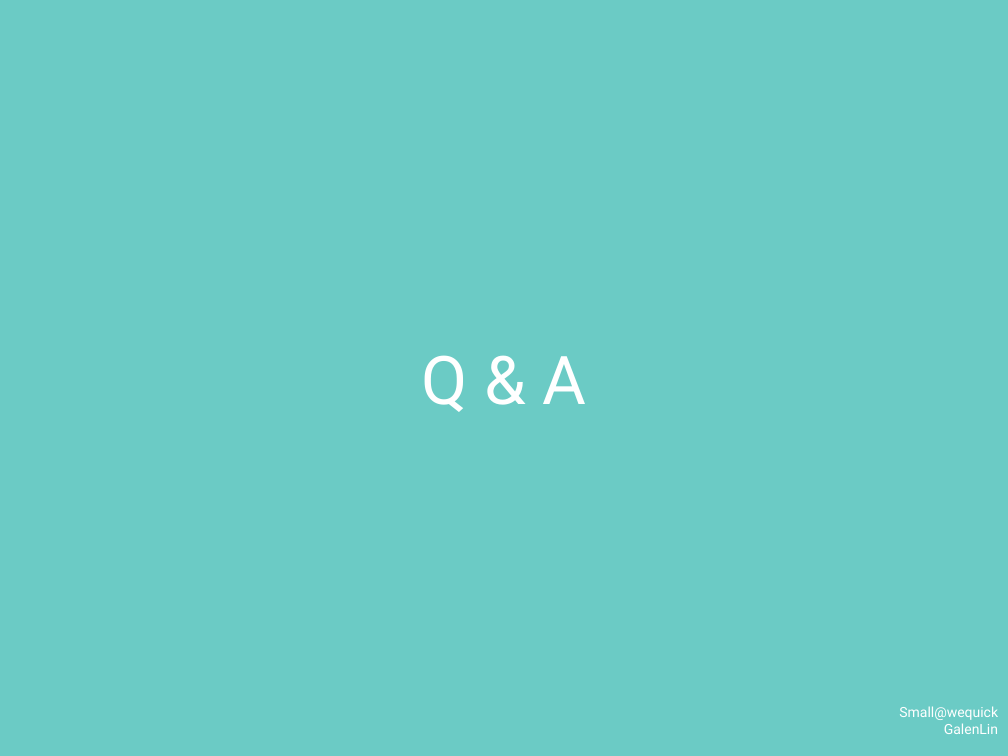
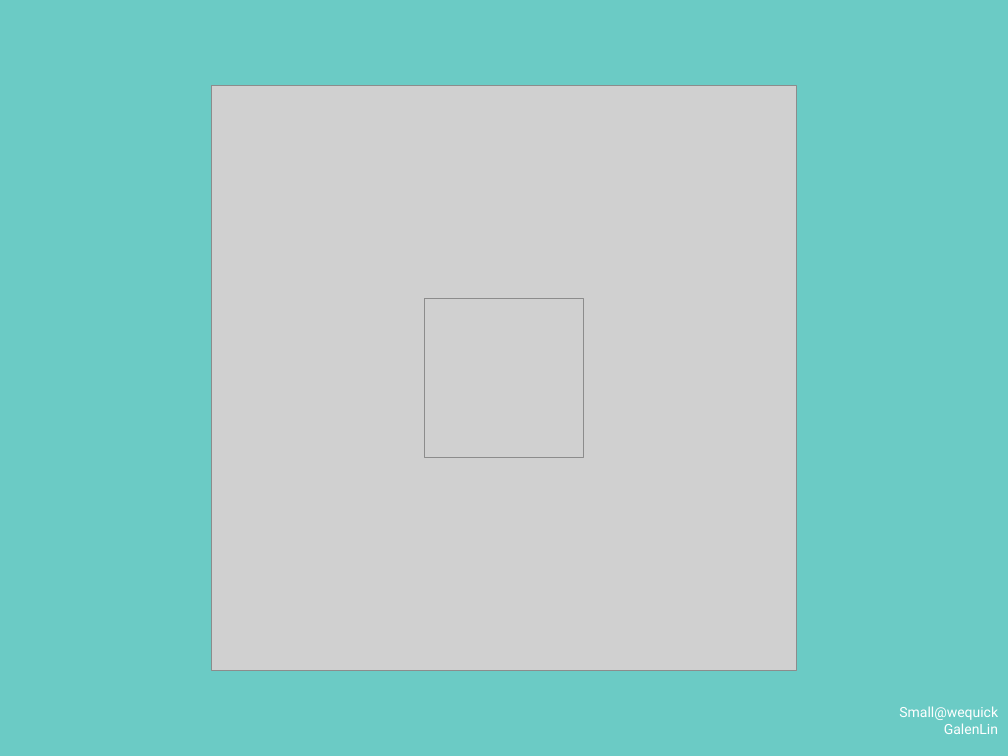
Before and after one commit to wequick/wequick.github.io, a slide deck: slide 43 of small/docs/ppt/gmtc-galen-small.ppsx. Drawn at 1008x756 pixels with LibreOffice and Linux fonts; fonts in the diff are those of the drawing; grey boxes stand for pictures. Boxes give left, top, right and bottom in pixels: in the first picture for what was removed or moved away, otherwise in the second. Text is boxed around its words. In the diff, an @@ line names an element or a change of style, - is before the commit and + after.

```diff
--- a/small/docs/ppt/gmtc-galen-small.ppsx
+++ b/small/docs/ppt/gmtc-galen-small.ppsx
@@ picture added at bbox=[212, 86, 797, 671] @@
@@ picture added at bbox=[424, 298, 584, 458] @@
@@ text removed at bbox=[421, 355, 587, 412] @@
-Q & A
```
Also in this commit, not shown: 2 other slides changed.
